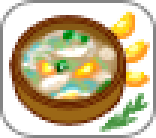
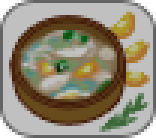
Comparing the layer stacks of the two 156×138 images. Changes:
pixels changed over [0,0,156,138] (layer not identified)
